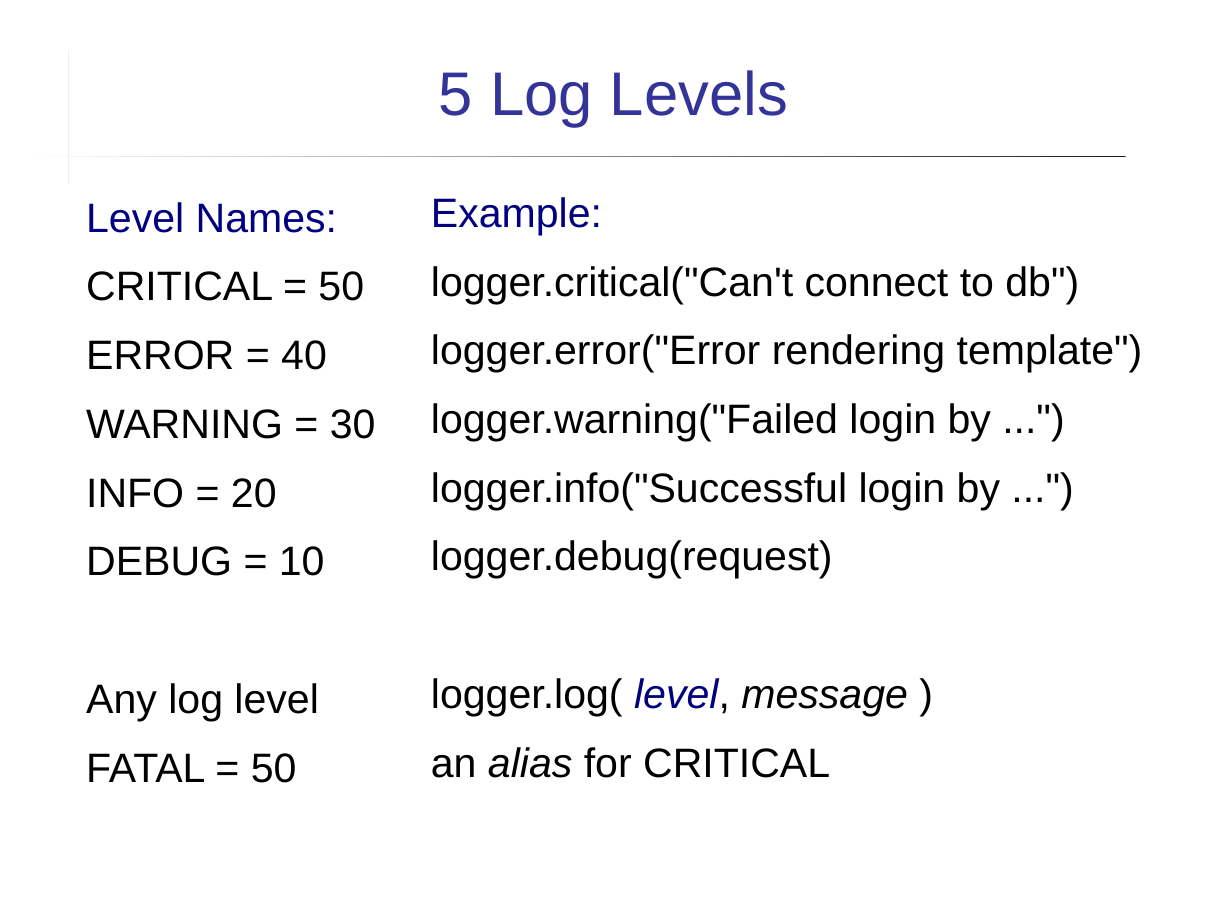
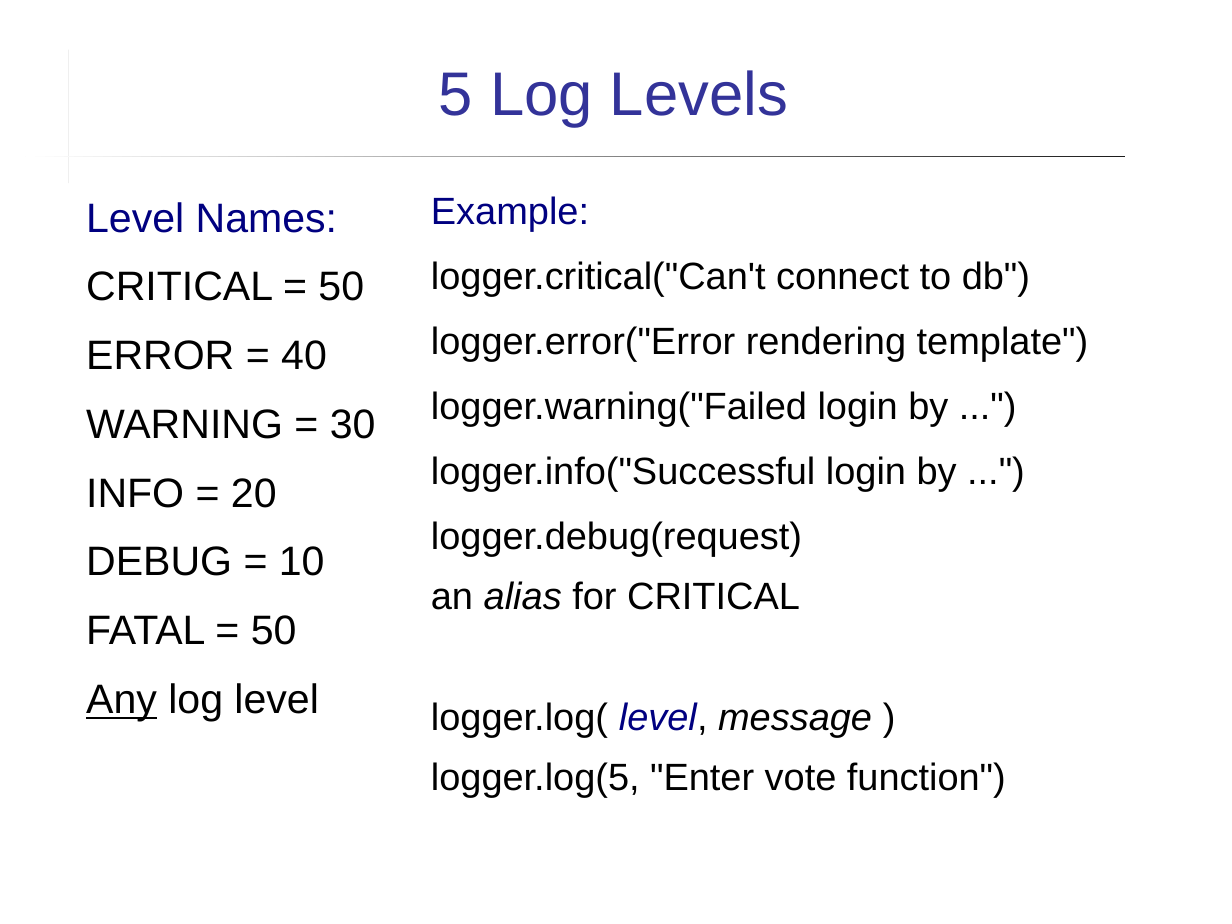
Before and after one commit to cpske/ISP, a slide deck: slide 11 of logging/Logging.ppt (slide 10 before the commit). Drawn at 1232x924 pixels with LibreOffice and Linux fonts; fonts in the diff are those of the drawing. Boxes give left, top, right and bottom in pixels: in the first picture for what was removed or moved away, otherwise in the second. Text is boxed around its words. In the diff, an @@ line names an element or a change of style, - is before the commit and + after.

```diff
--- a/logging/Logging.ppt
+++ b/logging/Logging.ppt
@@ text at [86,202,376,721]: underline on in "Any" @@
@@ text at [431,196,1089,737]: size 24 to 22.2 pt in "Example:", "logger.critical("Can't connect to db")", "logger.error("Error rendering template")", "logger.warning("Failed login by ...")" and 3 more places; line spacing 1 to 0.9 @@
@@ text at [431,581,800,610]: paragraph added @@
+an alias for CRITICAL
@@ text at [86,615,297,645]: paragraph added @@
+FATAL = 50
@@ text at [86,753,297,783]: paragraph removed @@
-FATAL = 50
@@ text at [431,762,1006,797]: text changed; size 24 to 22.2 pt @@
-an alias for CRITICAL
+logger.log(5, "Enter vote function")
```
Also in this commit, not shown: 10 other slides changed, 4 slides added, 13 other files.
